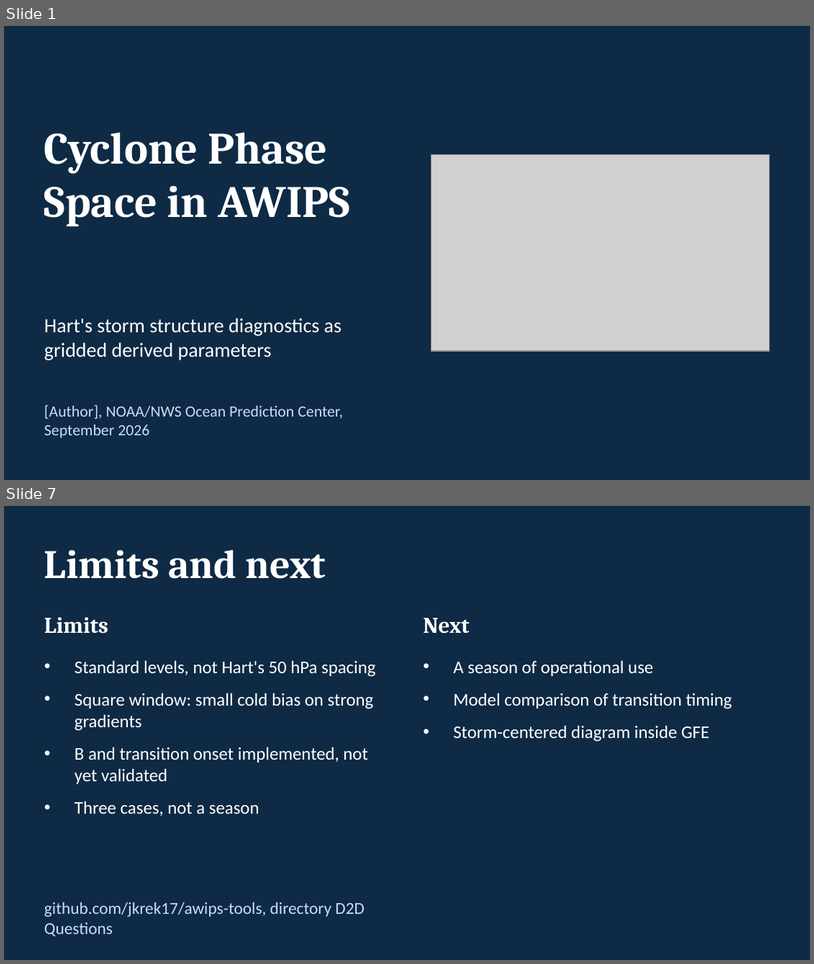
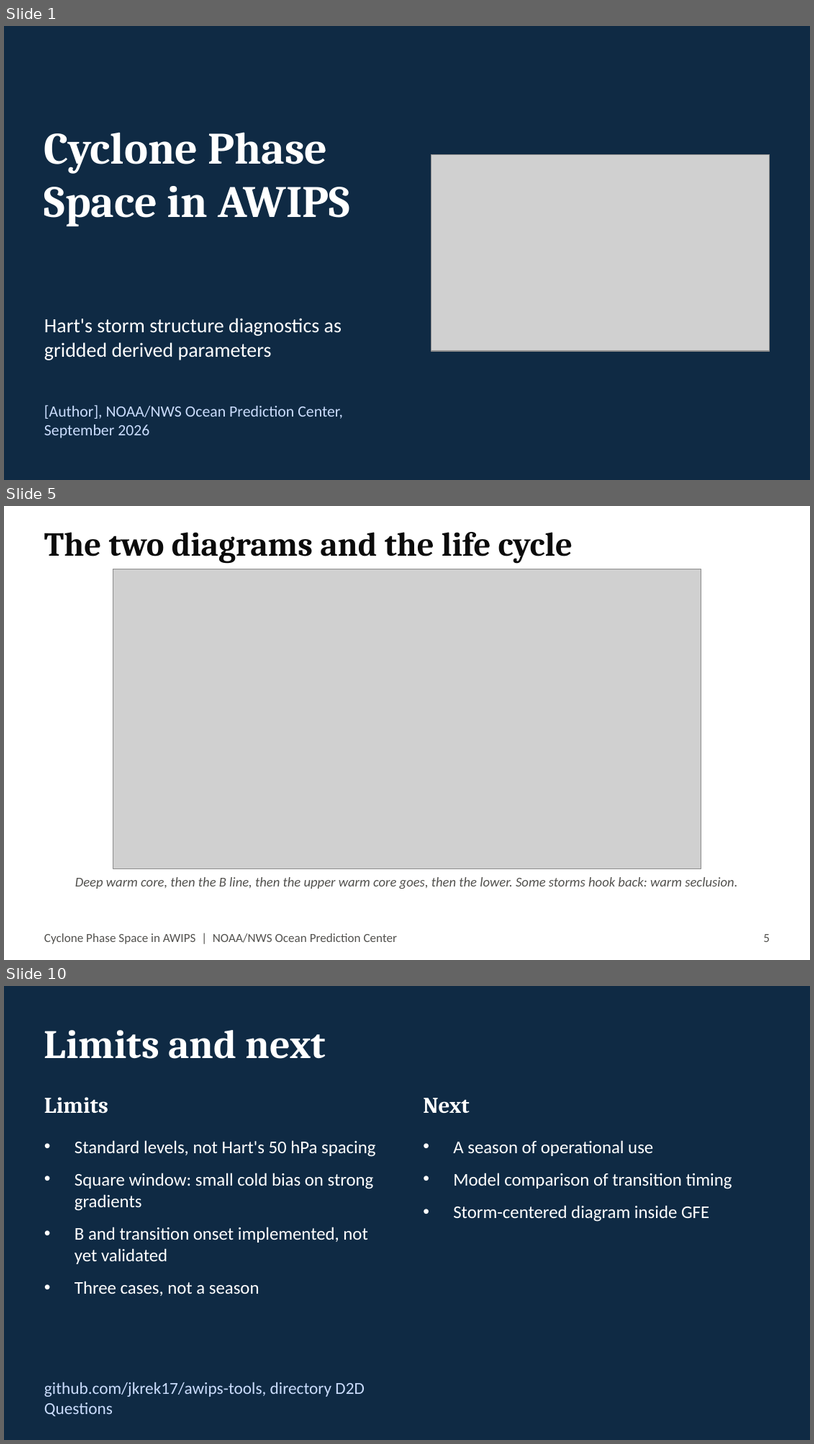
Before and after one commit to jkrek17/awips-tools, a slide deck: D2D/docs/TALK.pptx. Shown one above the other, each under a label of ours: slides 1 and 7 before the commit, slides 1, 5 and 10 after it; the slides between them are not shown. The pictures are 814x964 and 814x1444 pixels, drawn with LibreOffice and Linux fonts; fonts in the diff are those of the drawing; grey boxes stand for pictures. Boxes give left, top, right and bottom in pixels: in the first picture for what was removed or moved away, otherwise in the second. Text is boxed around its words. In the diff, an @@ line names an element or a change of style, - is before the commit and + after.

```diff
--- a/D2D/docs/TALK.pptx
+++ b/D2D/docs/TALK.pptx
@@ slide 5 added at <box>4,506,810,960</box>, background #FFFFFF @@
@@ text added at <box>44,532,573,563</box>, 30 pt, text #0B0B0B, bold @@
+The two diagrams and the life cycle
@@ picture added at <box>113,569,702,869</box> @@
@@ text added at <box>75,877,738,888</box>, 12 pt, text #52514E, italic @@
+Deep warm core, then the B line, then the upper warm core goes, then the lower. Some storms hook back: warm seclusion.
@@ text added at <box>44,933,398,944</box>, 11 pt, text #52514E @@
+Cyclone Phase Space in AWIPS | NOAA/NWS Ocean Prediction Center
@@ text added at <box>764,934,770,942</box>, 11 pt, text #52514E @@
+5
@@ what was slide 7 is now slide 10 @@
```
Also in this commit, not shown: 5 slides changed, 2 other slides added.
